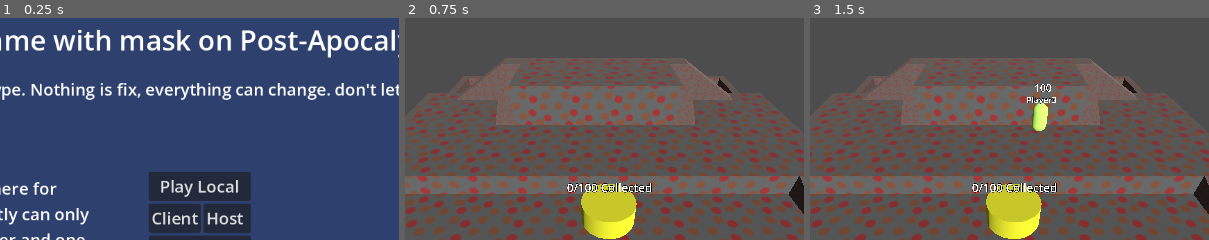
Above: before the commit, frames 1-3 (left to right).
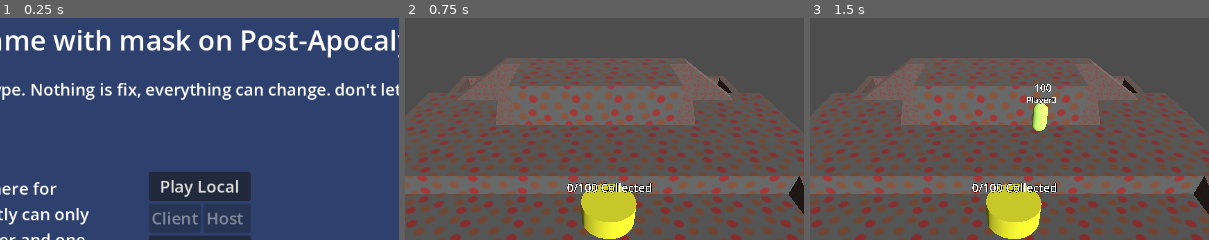
Above: after the commit, the same moments.

Repository: icvara/GGJ26
Game: Godot game, scene res://Menu/Landing_menu.tscn
Two runs of this game, one before a commit and one after it. Both use one fixed random seed, a clock stepped at 60 frames per second and the inputs below.
Inputs:
- Up to frame 1 (0.25 s): no input
- Up to frame 2 (0.75 s): click "Play Local" at 0.5 s
- Up to frame 3 (1.5 s): tap A (move_left) at 1.25 s; hold D (move_right) from 1.28 s (still down); hold Enter (join_game) from 1.28 s (still down)
The pictures show only the part of the screen within x 27-77%, y 14-64%; the shares and areas given below are measured in that part.

The runs differ from the first frame. In frame 1, 2.8% of the frame differs, in the area x 37-63%, y 83-97%; in frame 2, nothing differs; in frame 3, nothing differs.

Commit message:
online is cursed. forgoet

Diff:
--- a/godot-ggj-26/Menu/Landing_menu.tscn
+++ b/godot-ggj-26/Menu/Landing_menu.tscn
@@ -56,11 +56,13 @@
 [node name="Button_playclient" type="Button" parent="button_menu/HBoxContainer" unique_id=1755663735]
 layout_mode = 2
 theme_override_font_sizes/font_size = 24
+disabled = true
 text = "Client"
 
 [node name="Button_host" type="Button" parent="button_menu/HBoxContainer" unique_id=789749291]
 layout_mode = 2
 theme_override_font_sizes/font_size = 24
+disabled = true
 text = "Host "
 
 [node name="Button_settings" type="Button" parent="button_menu" unique_id=61408850]
--- a/godot-ggj-26/Player/player.tscn
+++ b/godot-ggj-26/Player/player.tscn
@@ -18,6 +18,12 @@
 properties/0/path = NodePath(".:position")
 properties/0/spawn = true
 properties/0/replication_mode = 1
+properties/1/path = NodePath("Label3D_playername:text")
+properties/1/spawn = true
+properties/1/replication_mode = 1
+properties/2/path = NodePath("DebugLabel:text")
+properties/2/spawn = true
+properties/2/replication_mode = 1
 
 [node name="Player" type="CharacterBody3D" unique_id=1871022311 groups=["players"]]
 transform = Transform3D(0.7, 0, 0, 0, 0.7, 0, 0, 0, 0.7, 0, 0, 0)
--- a/godot-ggj-26/Player/player_manager.gd
+++ b/godot-ggj-26/Player/player_manager.gd
@@ -8,19 +8,29 @@
 var player_status = [0,0,0,0]
 
 func _physics_process(delta: float) -> void:
+	#if GlobalParameter.ishosting:
 	if Input.is_action_pressed("join_game"):
+		print("pressed")
+		#invoke_player.rpc_id(1,3)
 		invoke_player(3)
 
 
 	if Input.is_joy_button_pressed(0, 0):
-		invoke_player.rpc_id(1,0)
+		#invoke_player.rpc_id(1,0)
+		invoke_player(0)
 
 	if Input.is_joy_button_pressed(1, 0):
-		invoke_player.rpc_id(1,1)
+		#invoke_player.rpc_id(1,1)
+		invoke_player(1)
+
 	if Input.is_joy_button_pressed(2, 0):
-		invoke_player.rpc_id(1,2)
+		#invoke_player.rpc_id(1,2)
+		invoke_player(2)
+
 	if Input.is_joy_button_pressed(3, 0):
-		invoke_player.rpc_id(1,3)
+		#invoke_player.rpc_id(1,3)
+		invoke_player(3)
+
 
 
 func infect_player_manager(p):
